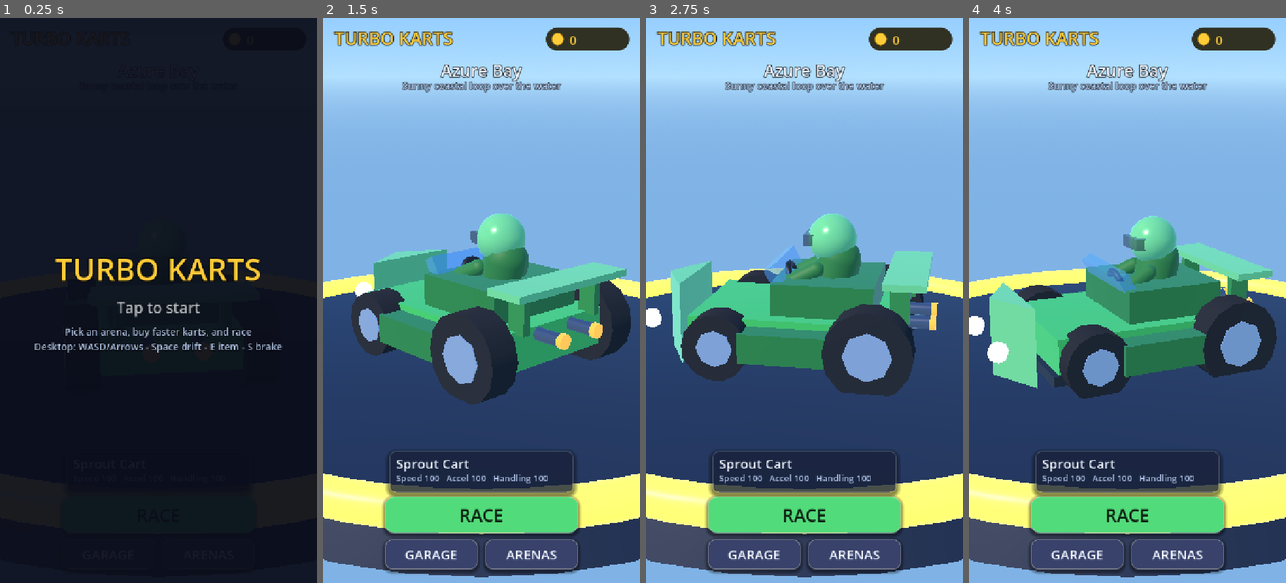
Above: before the commit, frames 1-4 (left to right).
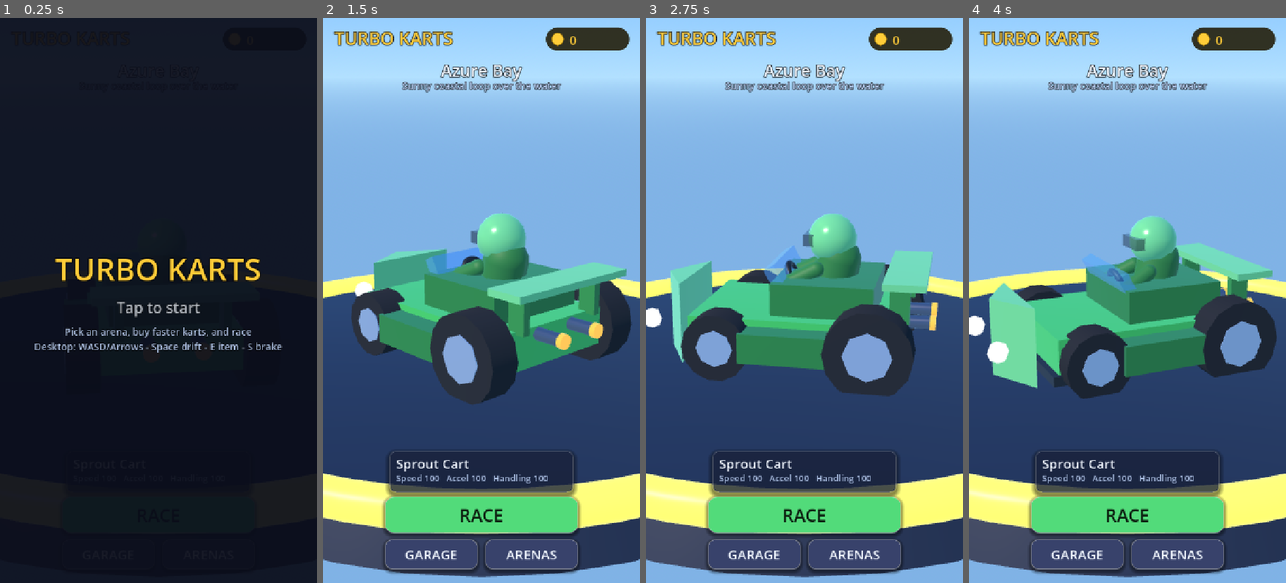
Above: after the commit, the same moments.

Repository: joseb33w/turbo-karts
Game: Godot game, scene res://main.tscn
Two runs of this game, one before a commit and one after it. Both use one fixed random seed, a clock stepped at 60 frames per second and the inputs below.
Inputs (mouse positions are in pixels of both pictures, inside the frame that each line leads up to):
- Up to frame 1 (0.25 s): no input
- Up to frame 2 (1.5 s): click "RACE" at 0.5 s; tap Enter at 1.25 s; move the mouse to (551, 272) at 1.27 s; hold Right (kart_right) from 1.28 s (still down); hold Space (kart_drift) from 1.28 s (still down); click (551, 272) at 1.42 s
- Up to frame 3 (2.75 s): release Right (kart_right) at 2 s; release Space (kart_drift) at 2 s; drag from (741, 328) to (788, 413) at 2.02 s
- Up to frame 4 (4 s): move the mouse to (1159, 176) at 2.77 s; hold Right (kart_right) 2.78-3.5 s; tap Shift at 2.85 s; drag from (1111, 413) to (1032, 215) at 3.52 s

The runs differ from the first frame. In frame 2, 0.9% of the frame differs, in the area x 0-100%, y 34-99%; in frame 3, 0.9%; in frame 4, 1.1%, in the area x 0-100%, y 35-99%.

Commit message:
Roll wheels in kart; per-arena texture/shadow theme; 2x MSAA

Diff:
--- a/project.godot
+++ b/project.godot
@@ -33,4 +33,5 @@
 renderer/rendering_method.mobile="gl_compatibility"
 renderer/rendering_method.web="gl_compatibility"
 textures/vram_compression/import_etc2_astc=true
+anti_aliasing/quality/msaa_3d=1
 environment/defaults/default_clear_color=Color(0.42, 0.78, 1, 1)
--- a/scripts/kart.gd
+++ b/scripts/kart.gd
@@ -57,6 +57,7 @@
 
 var _model: Node3D
 var _body: MeshInstance3D
+var _wheels: Array = []
 var _cam: Camera3D
 var _cam_ready := false
 var _boost_fx: CPUParticles3D
@@ -77,6 +78,9 @@
 	var built: Dictionary = KartBuildC.build_def(kart_def)
 	_model = built["root"]
 	_body = built["body"]
+	var ws: Variant = built.get("wheels", [])
+	if ws is Array:
+		_wheels = ws
 	add_child(_model)
 	_build_fx()
 
@@ -140,7 +144,15 @@
 	_drive(delta, steer, drift_held, on_grass, surface_y)
 	_update_audio()
 	_apply_model_transform(steer, delta)
+	_roll_wheels(delta)
 	_update_camera(delta, steer)
+
+
+func _roll_wheels(delta: float) -> void:
+	var roll := speed * delta * 3.0
+	for w: Variant in _wheels:
+		if w is Node3D:
+			(w as Node3D).rotate_x(roll)
 
 
 func _drive(delta: float, steer: float, drift_held: bool, on_grass: bool, surface_y: float) -> void:
